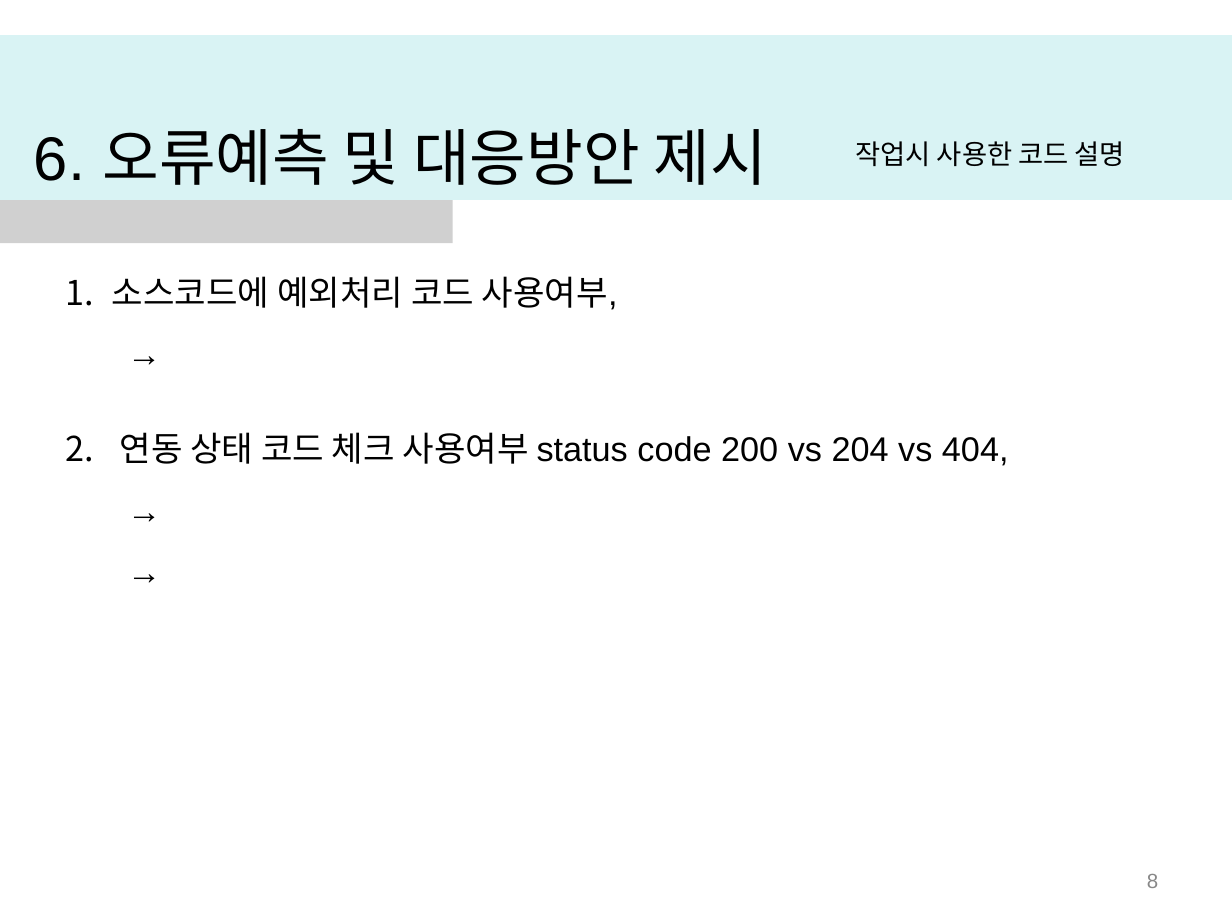
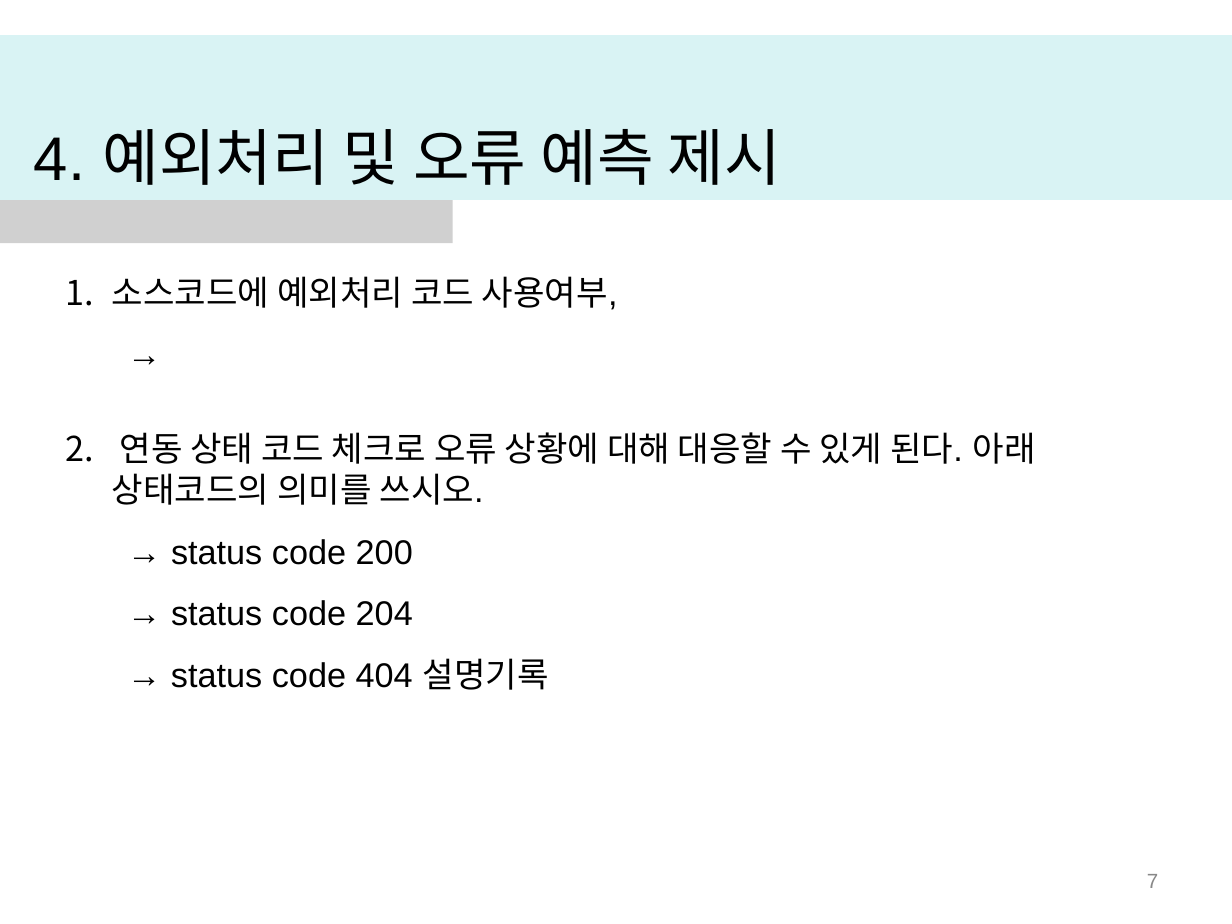
Before and after one commit to miniplugin/human, a slide deck: slide 7 of git_img/develop_report.pptx (slide 8 before the commit). Drawn at 1232x924 pixels with LibreOffice and Linux fonts; fonts in the diff are those of the drawing; grey boxes stand for pictures; background and template pictures are left out. Boxes give left, top, right and bottom in pixels: in the first picture for what was removed or moved away, otherwise in the second. Text is boxed around its words. In the diff, an @@ line names an element or a change of style, - is before the commit and + after.

Commit message:
'v11.0.0'

```diff
--- a/git_img/develop_report.pptx
+++ b/git_img/develop_report.pptx
@@ title at box(34, 129, 781, 185): text changed @@
-6. 오류예측 및 대응방안 제시
+4. 예외처리 및 오류 예측 제시
@@ text removed at box(856, 141, 1125, 167) @@
-작업시 사용한 코드 설명
@@ text at box(112, 432, 1036, 690): text changed @@
-2. 연동 상태 코드 체크 사용여부 status code 200 vs 204 vs 404,
-→
-→
+2. 연동 상태 코드 체크로 오류 상황에 대해 대응할 수 있게 된다. 아래 상태코드의 의미를 쓰시오.
+→ status code 200
+→ status code 204
+→ status code 404 설명기록
@@ page number at box(1147, 874, 1158, 888): text changed @@
-8
+7
```
Also in this commit, not shown: 4 other slides changed, 1 slide added, 3 slides removed.
